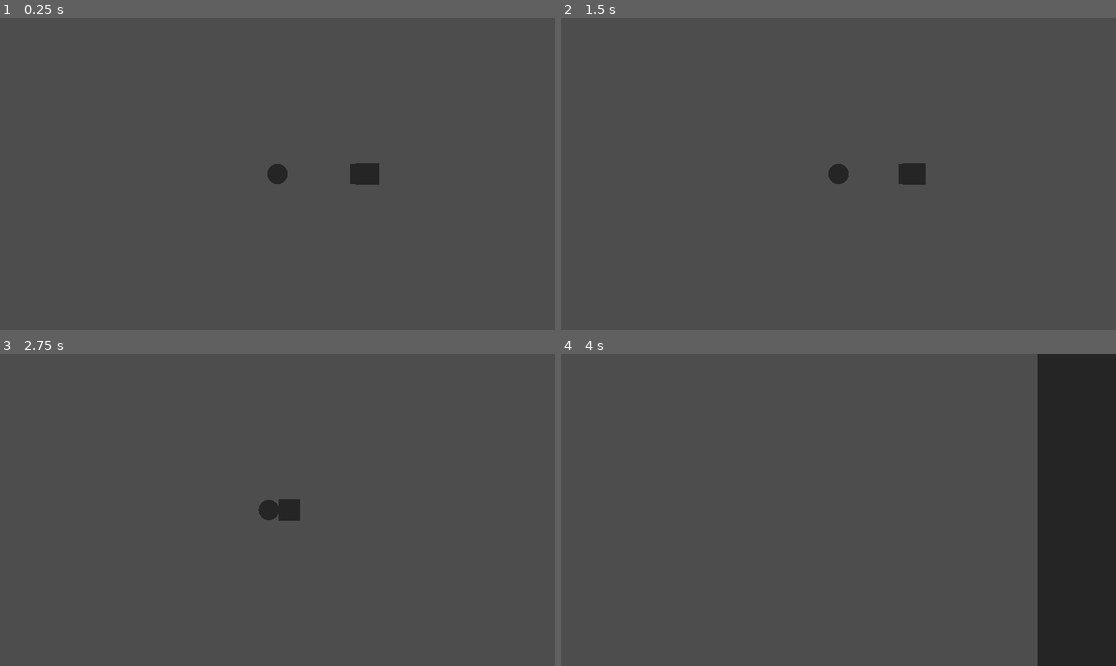
Above: before the commit, frames 1-4 (two rows, left to right).
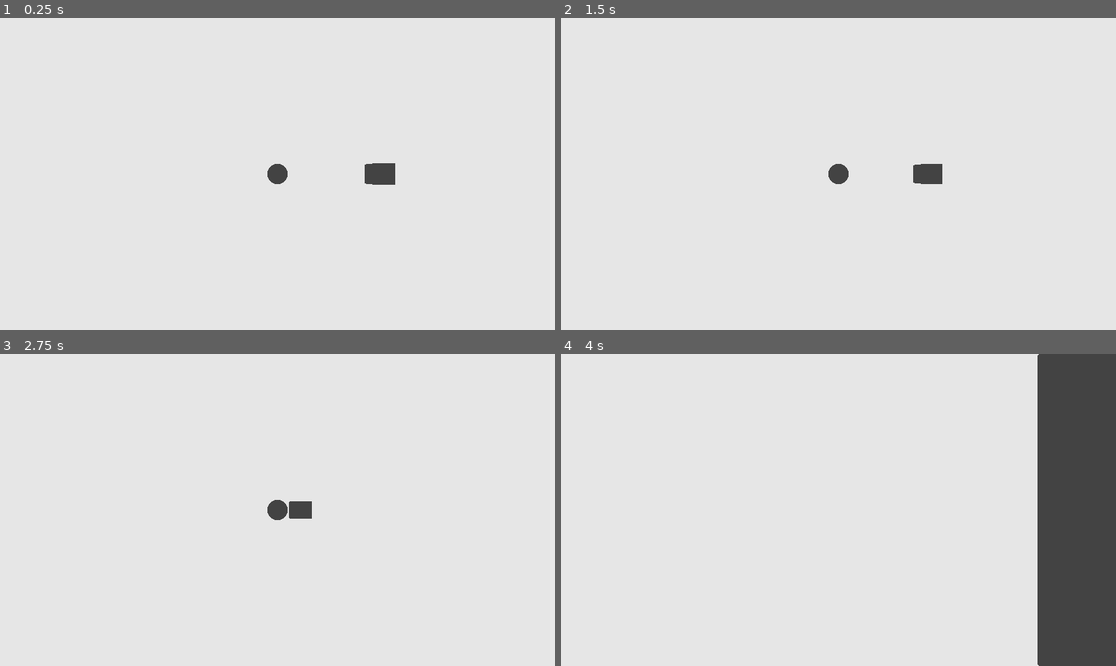
Above: after the commit, the same moments.

Repository: WeissYuki/Diner
Game: Godot game, scene res://test_3d.tscn
The game is run twice, just before and just after one commit, with the same random seed, the same clock (stepped at 60 frames per second) and the same inputs.
Inputs:
- Up to frame 1 (0.25 s): no input
- Up to frame 2 (1.5 s): no input
- Up to frame 3 (2.75 s): no input
- Up to frame 4 (4 s): no input

The runs differ from the first frame. In frame 1, 100% of the frame differs, in the area x 0-100%, y 0-100%; in frame 2, 100%; in frame 3, 100%; in frame 4, 100%.

Commit message:
better wall movement

Diff:
--- a/diner-queerer/test_3d.tscn
+++ b/diner-queerer/test_3d.tscn
@@ -1,7 +1,7 @@
-[gd_scene load_steps=12 format=3 uid="uid://deutmsqnq84h7"]
+[gd_scene load_steps=10 format=3 uid="uid://deutmsqnq84h7"]
 
 [ext_resource type="Script" path="res://camera_top_down.gd" id="1_c0ae4"]
-[ext_resource type="Script" path="res://wall_prototype.gd" id="1_jl2ts"]
+[ext_resource type="PackedScene" uid="uid://yp8ref0snstb" path="res://wall_prototype.tscn" id="2_62tn8"]
 [ext_resource type="Script" path="res://test_dummy.gd" id="2_xp42u"]
 
 [sub_resource type="PlaneMesh" id="PlaneMesh_6bxq7"]
@@ -14,26 +14,27 @@
 "Camera_close": SubResource("Animation_4uuu5")
 }
 
-[sub_resource type="BoxShape3D" id="BoxShape3D_g56ig"]
-
-[sub_resource type="BoxMesh" id="BoxMesh_itmjl"]
-
 [sub_resource type="SphereShape3D" id="SphereShape3D_btfo3"]
 
 [sub_resource type="SphereMesh" id="SphereMesh_qhv13"]
 
 [sub_resource type="Environment" id="Environment_umd6n"]
+background_energy_multiplier = 3.0
 ambient_light_color = Color(0.852103, 0.851038, 0.808744, 1)
 
 [node name="Node3D" type="Node3D"]
 
 [node name="CameraTopDown" type="Camera3D" parent="."]
-transform = Transform3D(1, 0, 0, 0, -4.37114e-08, 1, 0, -1, -4.37114e-08, 0, 10, 0)
+transform = Transform3D(1, 0, 0, 0, 1, 0, 0, 0, 1, 0, 0, 10)
 current = true
 script = ExtResource("1_c0ae4")
 
 [node name="MeshInstance3D" type="MeshInstance3D" parent="CameraTopDown"]
-transform = Transform3D(1, 0, 0, 0, -4.37114e-08, -1, 0, 1, -4.37114e-08, 0, 2.41245, -0.5)
+transform = Transform3D(1, 0, 0, 0, -4.37114e-08, -1, 0, 1, -4.37114e-08, 0, -2, -0.5)
+mesh = SubResource("PlaneMesh_6bxq7")
+
+[node name="MeshInstance3D2" type="MeshInstance3D" parent="CameraTopDown"]
+transform = Transform3D(1, 0, 0, 0, -4.37114e-08, -1, 0, 1, -4.37114e-08, 0, 2, -0.5)
 mesh = SubResource("PlaneMesh_6bxq7")
 
 [node name="AnimationPlayer" type="AnimationPlayer" parent="CameraTopDown"]
@@ -41,17 +42,8 @@
 "": SubResource("AnimationLibrary_jxmyu")
 }
 
-[node name="WallPrototype" type="RigidBody3D" parent="." groups=["walls"]]
-transform = Transform3D(1, 0, 0, 0, 1, 0, 0, 0, 1, 4.24572, 0, 0)
-gravity_scale = 0.0
-script = ExtResource("1_jl2ts")
-SpeedX = -20.0
-
-[node name="CollisionShape3D" type="CollisionShape3D" parent="WallPrototype"]
-shape = SubResource("BoxShape3D_g56ig")
-
-[node name="MeshInstance3D" type="MeshInstance3D" parent="WallPrototype"]
-mesh = SubResource("BoxMesh_itmjl")
+[node name="WallPrototype" parent="." instance=ExtResource("2_62tn8")]
+transform = Transform3D(1, 0, 0, 0, 1, 0, 0, 0, 1, 5, 0, 0)
 
 [node name="TestDummy" type="RigidBody3D" parent="."]
 mass = 0.5
@@ -75,3 +67,5 @@
 [connection signal="animation_finished" from="CameraTopDown/AnimationPlayer" to="CameraTopDown" method="_on_animation_player_animation_finished"]
 [connection signal="body_entered" from="TestDummy" to="TestDummy" method="_on_body_entered"]
 [connection signal="body_exited" from="TestDummy" to="TestDummy" method="_on_body_exited"]
+
+[editable path="WallPrototype"]
--- a/diner-queerer/wall_prototype.gd
+++ b/diner-queerer/wall_prototype.gd
@@ -1,14 +1,20 @@
 extends RigidBody3D
 @export var SpeedX:float
 @export var SpeedY:float
-var scaler = 1
+@export var StartSizeX:float
+@export var StartSizeY:float
+@export var scalerX:float
+@export var scalerY:float
 
 # Called when the node enters the scene tree for the first time.
 func _ready():
-	pass # Replace with function body.
+	$CollisionShape3D.shape.size.x = StartSizeX
+	$MeshInstance3D.mesh.size.x = StartSizeX
+	$CollisionShape3D.shape.size.y = StartSizeY
+	$MeshInstance3D.mesh.size.y = StartSizeY
 
 
 func _physics_process(delta):
-	scale.y = scaler
-	scaler-=0.0005
+	$CollisionShape3D.shape.size.y -= scalerY
+	$MeshInstance3D.mesh.size.y -= scalerY
 	add_constant_force(Vector3(SpeedX*0.001, SpeedY*0.001, 0))
--- /dev/null
+++ b/diner-queerer/wall_prototype.tscn
@@ -0,0 +1,24 @@
+[gd_scene load_steps=4 format=3 uid="uid://yp8ref0snstb"]
+
+[ext_resource type="Script" path="res://wall_prototype.gd" id="1_mx4c0"]
+
+[sub_resource type="BoxShape3D" id="BoxShape3D_g56ig"]
+size = Vector3(1, 10, 1)
+
+[sub_resource type="BoxMesh" id="BoxMesh_itmjl"]
+size = Vector3(1, 10, 1)
+
+[node name="WallPrototype" type="RigidBody3D" groups=["walls"]]
+transform = Transform3D(1, 0, 0, 0, 1, 0, 0, 0, 1, 4.24572, 0, 0)
+gravity_scale = 0.0
+script = ExtResource("1_mx4c0")
+SpeedX = -20.0
+StartSizeX = 1.0
+StartSizeY = 1.0
+scalerY = 0.001
+
+[node name="CollisionShape3D" type="CollisionShape3D" parent="."]
+shape = SubResource("BoxShape3D_g56ig")
+
+[node name="MeshInstance3D" type="MeshInstance3D" parent="."]
+mesh = SubResource("BoxMesh_itmjl")
